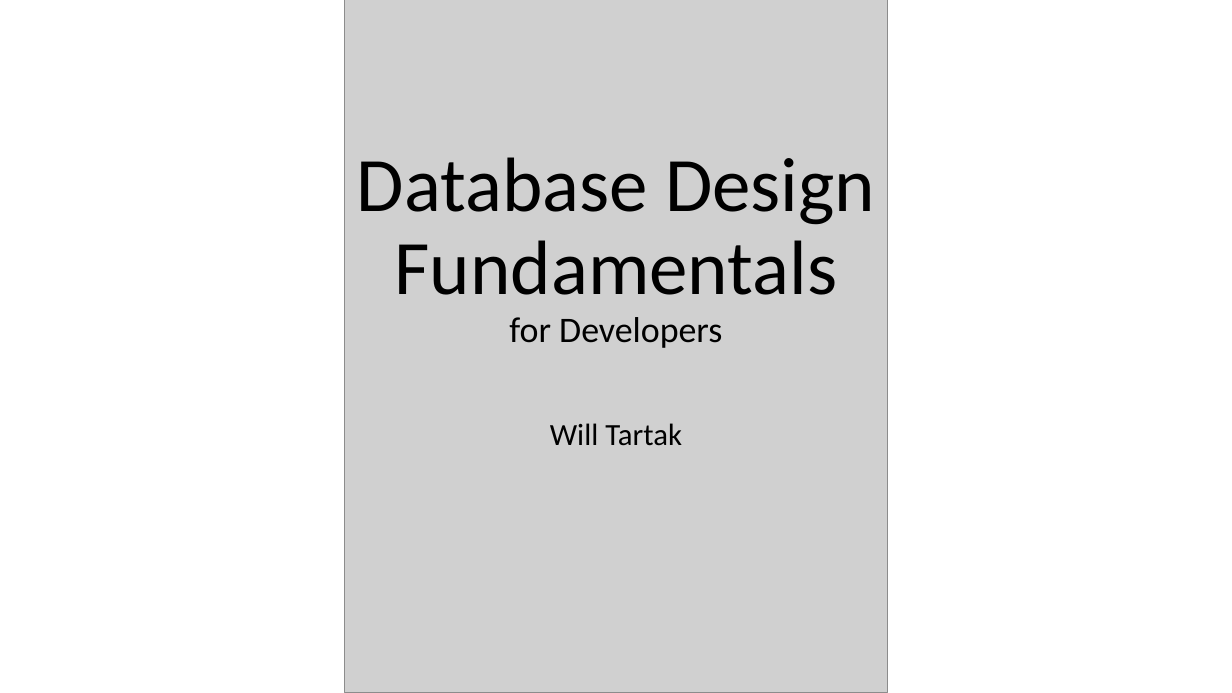
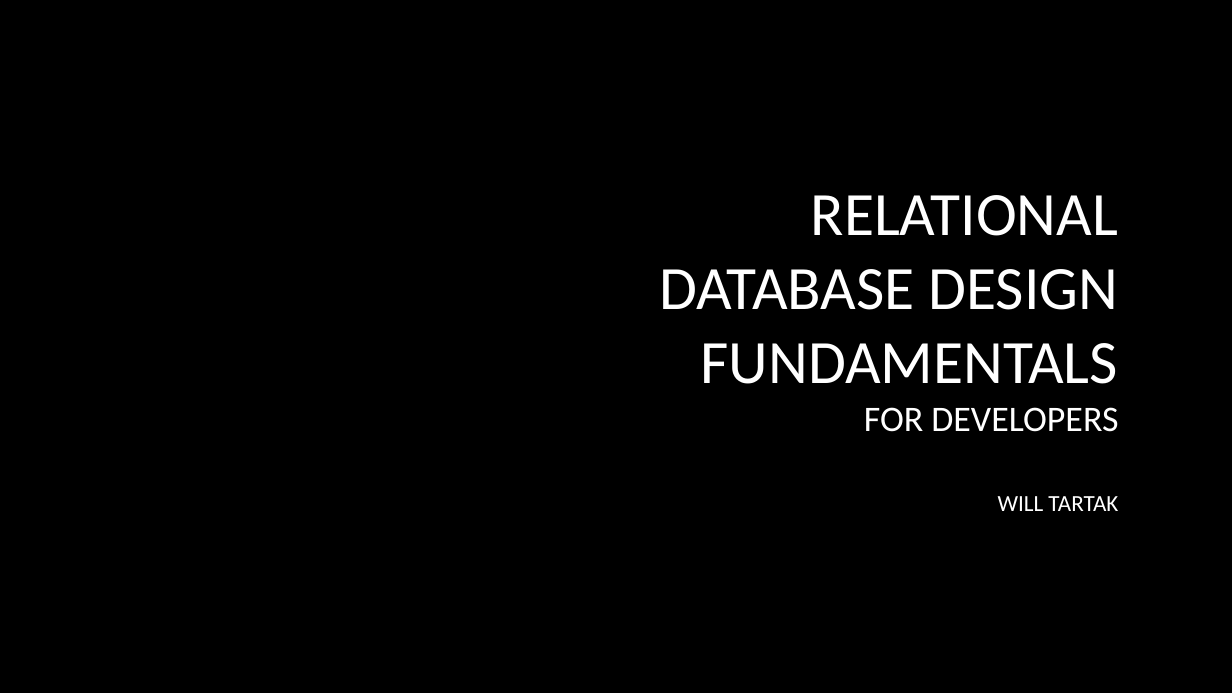
Before and after one commit to VDSFoundry/DbFundamentals, a slide deck: slide 1 of Db Design Fundamentals - Intro.pptx. Drawn at 1232x693 pixels with LibreOffice and Linux fonts; fonts in the diff are those of the drawing; grey boxes stand for pictures; background and template pictures are left out. Boxes give left, top, right and bottom in pixels: in the first picture for what was removed or moved away, otherwise in the second. Text is boxed around its words. In the diff, an @@ line names an element or a change of style, - is before the commit and + after.

```diff
--- a/Db Design Fundamentals - Intro.pptx
+++ b/Db Design Fundamentals - Intro.pptx
@@ background #FFFFFF to picture (left out) @@
@@ picture removed at bbox=[345, 0, 887, 693] @@
@@ title at bbox=[659, 195, 1119, 432]: text changed; size 60 to 48 pt; text colour #000000 to #FFFFFF @@
-Database Design Fundamentals
-for Developers
+RELATIONAL
+DATABASE DESIGN FUNDAMENTALS
+FOR DEVELOPERS
@@ subtitle at bbox=[998, 496, 1118, 511]: text changed; size 24 to 18 pt; text colour #000000 to #FFFFFF @@
-Will Tartak
+WILL TARTAK
```
Also in this commit, not shown: 23 other slides changed, 1 other file.
